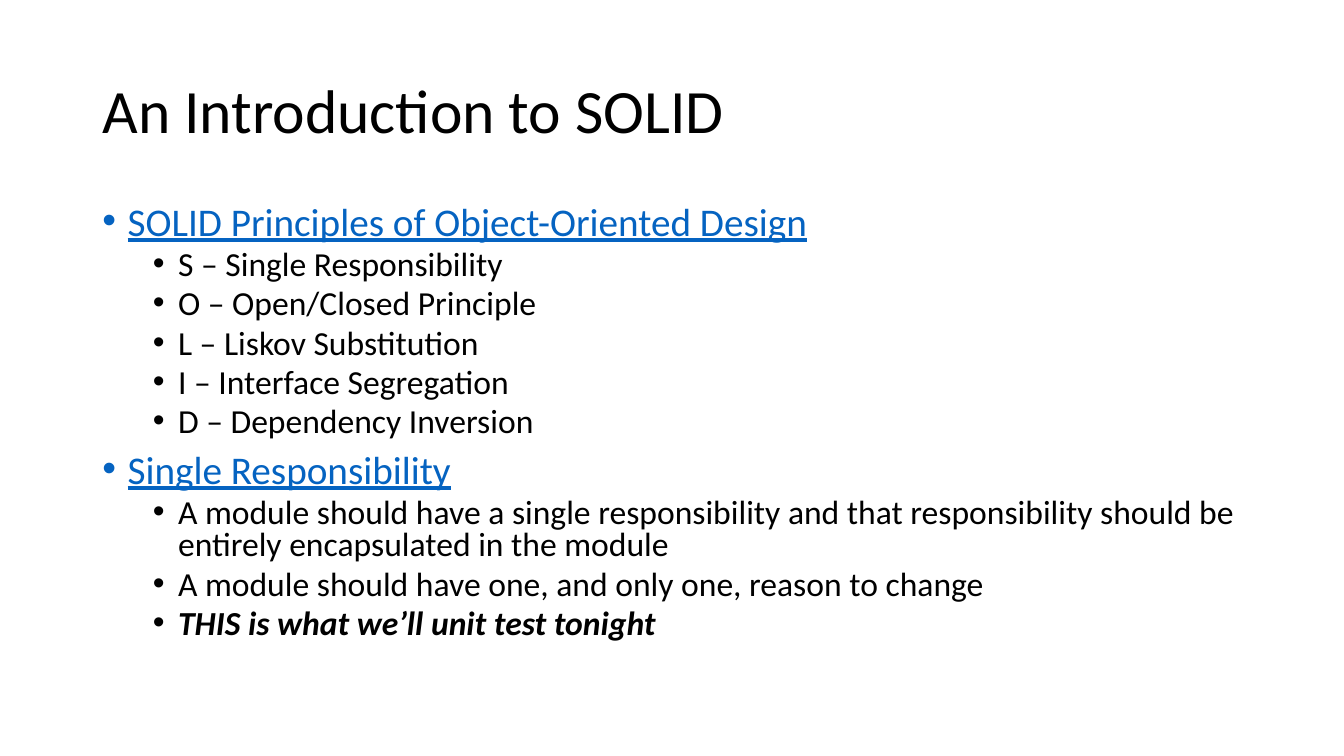
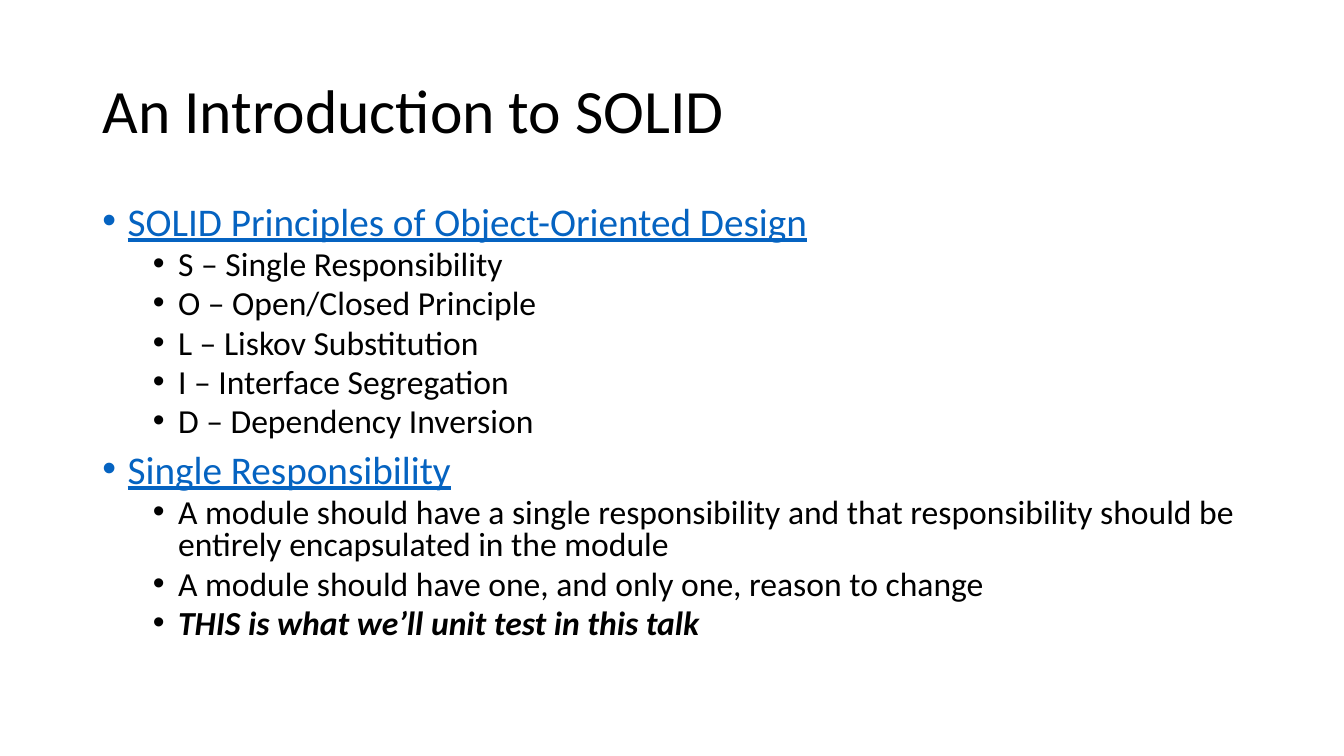
Before and after one commit to donaldsawyer/Demos, a slide deck: slide 3 of tcrug/unit_testing/tcrug_runit_2016_01_21.pptx. Drawn at 1344x756 pixels with LibreOffice and Linux fonts; fonts in the diff are those of the drawing. Boxes give left, top, right and bottom in pixels: in the first picture for what was removed or moved away, otherwise in the second. Text is boxed around its words. In the diff, an @@ line names an element or a change of style, - is before the commit and + after.

```diff
--- a/tcrug/unit_testing/tcrug_runit_2016_01_21.pptx
+++ b/tcrug/unit_testing/tcrug_runit_2016_01_21.pptx
@@ text at <box>178,611,699,636</box>: text changed @@
-  • THIS is what we’ll unit test tonight
+  • THIS is what we’ll unit test in this talk
```
Also in this commit, not shown: 1 other slide changed, 2 slides added, 1 slide removed, 25 other files.
